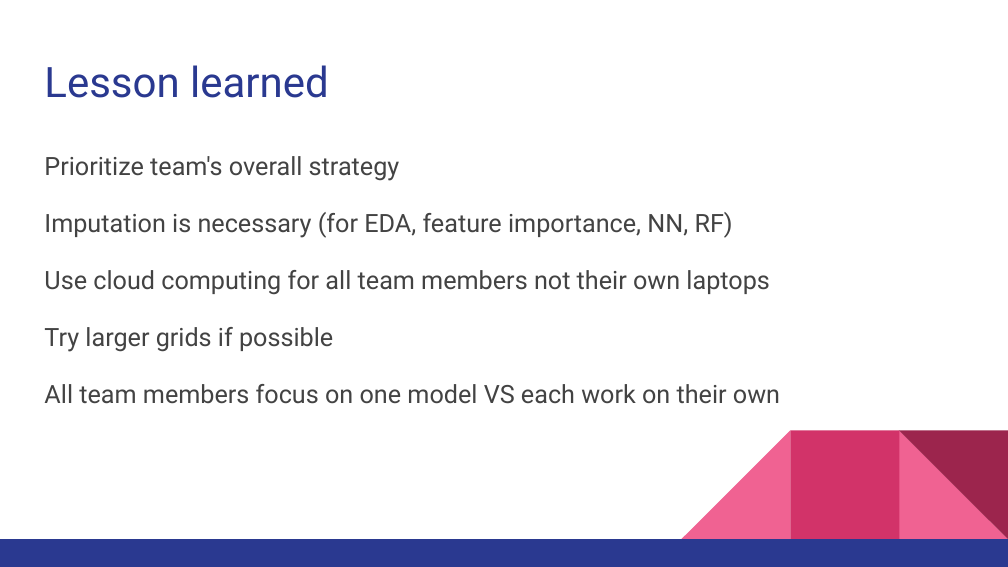
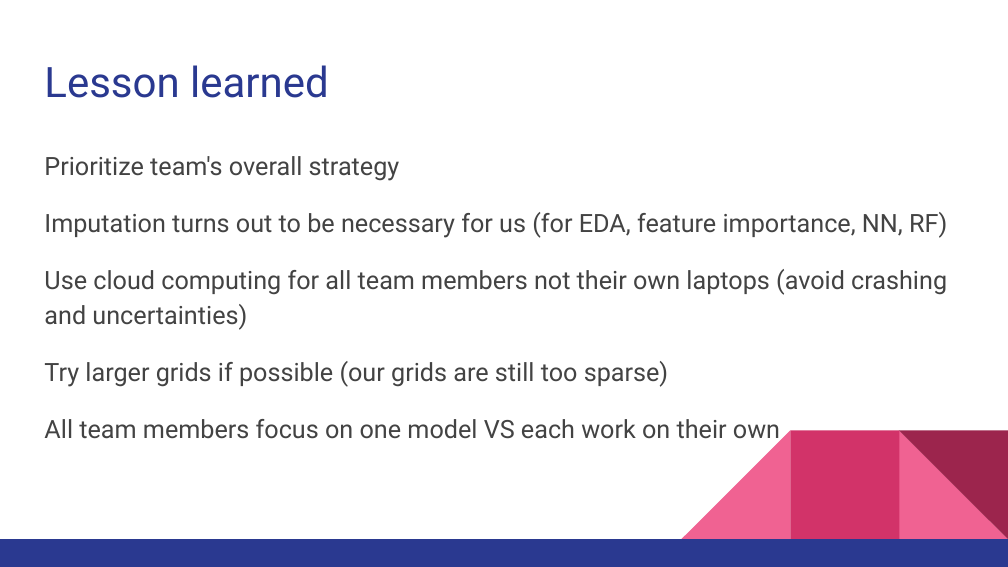
Before and after one commit to nycdatasci/bootcamp006_project, a slide deck: slide 27 of Project4-MachineLearning/DataUniversalis/Team DataUniversalis.pptx. Drawn at 1008x567 pixels with LibreOffice and Linux fonts; fonts in the diff are those of the drawing. Boxes give left, top, right and bottom in pixels: in the first picture for what was removed or moved away, otherwise in the second. Text is boxed around its words. In the diff, an @@ line names an element or a change of style, - is before the commit and + after.

```diff
--- a/Project4-MachineLearning/DataUniversalis/Team DataUniversalis.pptx
+++ b/Project4-MachineLearning/DataUniversalis/Team DataUniversalis.pptx
@@ text at box(44, 212, 947, 387): text changed @@
-Imputation is necessary (for EDA, feature importance, NN, RF)
-Use cloud computing for all team members not their own laptops
-Try larger grids if possible
+Imputation turns out to be necessary for us (for EDA, feature importance, NN, RF)
+Use cloud computing for all team members not their own laptops (avoid crashing and uncertainties)
+Try larger grids if possible (our grids are still too sparse)
```
Also in this commit, not shown: 1 slide added.
